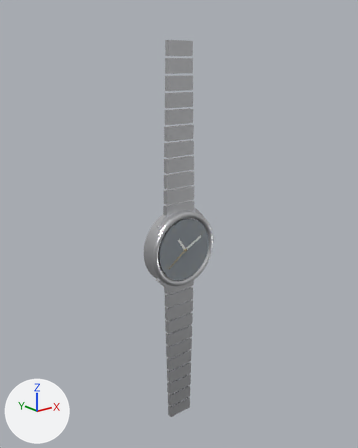
An edit to the glTF model public/models/watch.glb, drawn before and after from the same camera.
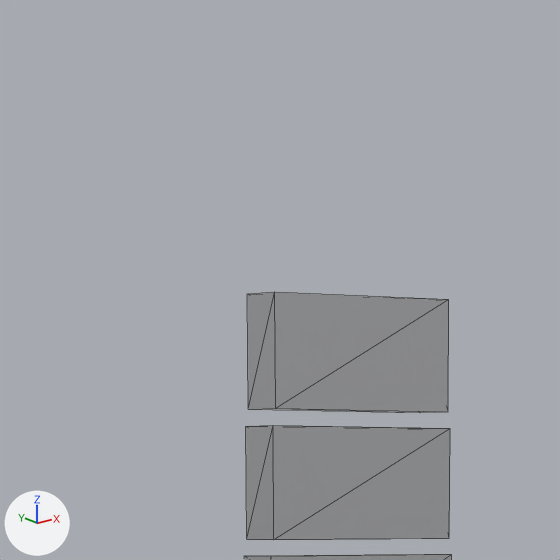
The first picture shows the older version from a 50 mm lens placed at (-7.66, -9.55, 4.47), pointed at (0.11, 0.17, 0.58). The close-ups show the older and then the newer version on the part from 37% to 58% of the width and 0% to 17% of the height of that picture. Only the edits that show in the close-ups are written down. The lights are fixed; the arrows at lower left show +X, +Y and +Z. The close-ups show mesh edges as thin lines. Where no turn or scale is listed for an object, it has been applied to the vertices.

In view in the first close-up: 'StrapTop'.
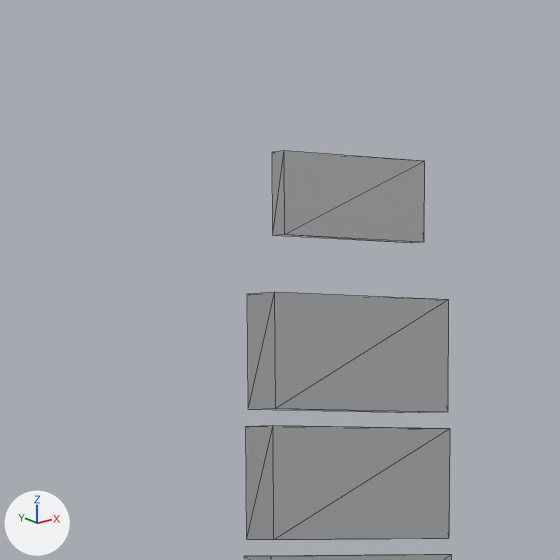
What differs and where, as boxes [x1, y1, x2, y2] in the close-ups (560 x 560 px):
'ClaspTop', added: after [272, 150, 425, 243]
'StrapTop', unchanged, covered by the edit: before [244, 292, 452, 560]
'StrapTop_L10', unchanged, uncovered by the edit: after [247, 292, 449, 413]
'StrapTop_L9', unchanged, uncovered by the edit: after [246, 425, 450, 540]

What the commit changed:
Mesh me_geometry_19_1 is new.
It is a box spanning x -0.28..0.28, y -0.03..0.03, z -0.12..0.12.
It uses material mat_strapmetal (white #e5e6e9).
Object 'ClaspTop' (ob_clasptop) is new; it shows me_geometry_19_1.
Its location is (0.0, 0.02, 5.38).
